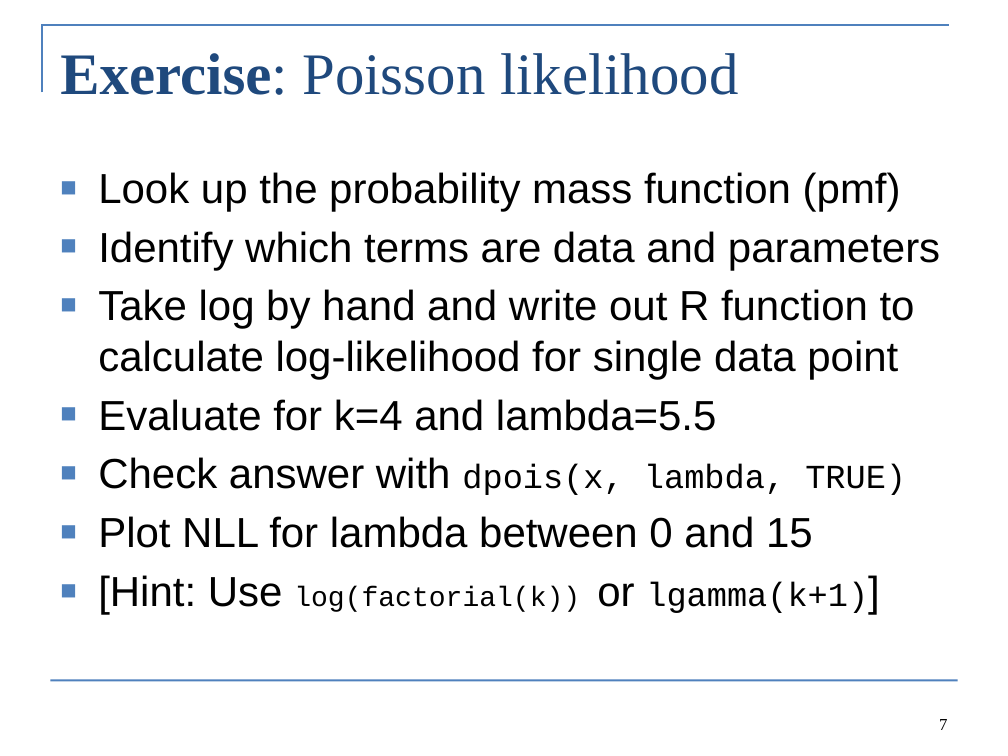
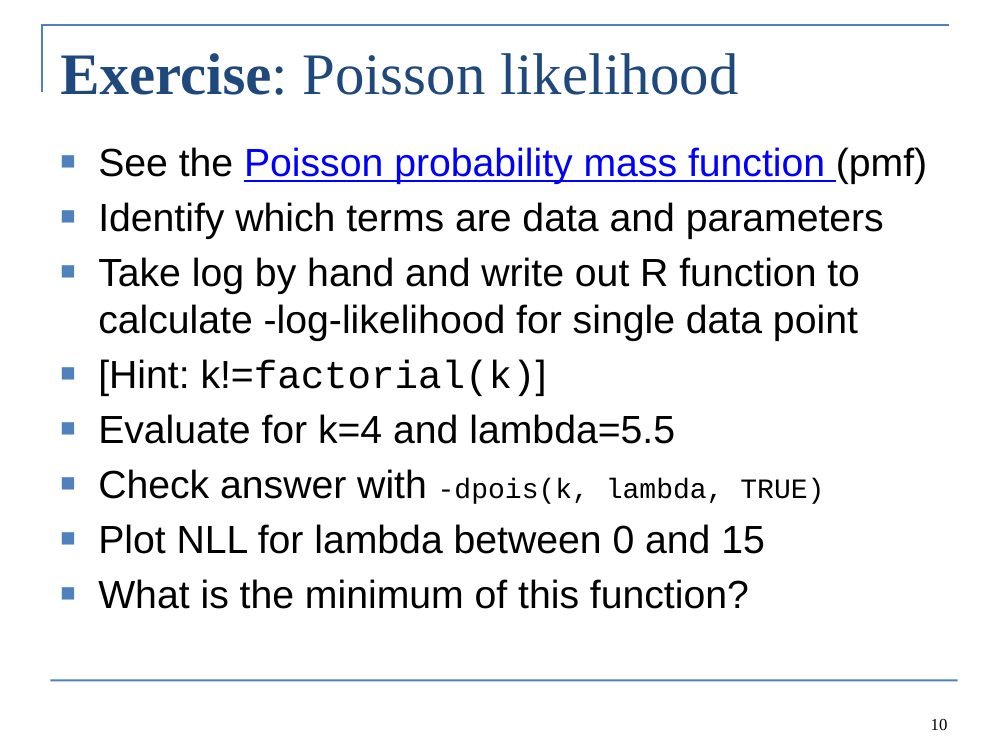
Before and after one commit to Cole-Monnahan-NOAA/tmb_workshop, a slide deck: slide 10 of day2/lecture2_maximum_likelihood_eng.pptx (slide 7 before the commit). Drawn at 1008x756 pixels with LibreOffice and Linux fonts; fonts in the diff are those of the drawing. Boxes give left, top, right and bottom in pixels: in the first picture for what was removed or moved away, otherwise in the second. Text is boxed around its words. In the diff, an @@ line names an element or a change of style, - is before the commit and + after.

```diff
--- a/day2/lecture2_maximum_likelihood_eng.pptx
+++ b/day2/lecture2_maximum_likelihood_eng.pptx
@@ text "See the Poisson probability mass ...": place and size @@
-text "See the Poisson probability mass ..." at bbox=[98, 172, 940, 615]
+text "See the Poisson probability mass ..." at bbox=[98, 147, 927, 609]
@@ text at bbox=[98, 147, 927, 184]: text changed; size 30 to 28 pt; text colour #000000 to #0000FF @@
-■ Look up the probability mass function (pmf)
+■ See the Poisson probability mass function (pmf)
@@ text at bbox=[98, 202, 884, 554]: size 30 to 28 pt in "Identify which terms are data and parameters", "Evaluate for k=4 and lambda=5.5", "Plot NLL for lambda between 0 and ..." @@
@@ text at bbox=[98, 257, 860, 396]: text changed; size 30 to 28 pt @@
-■ Take log by hand and write out R function to calculate log-likelihood for single data point
+■ Take log by hand and write out R function to calculate -log-likelihood for single data point
+■ [Hint: k!=factorial(k)]
@@ text at bbox=[98, 469, 824, 504]: text changed; size 24 to 20 pt @@
-■ Check answer with dpois(x, lambda, TRUE)
+■ Check answer with -dpois(k, lambda, TRUE)
@@ text at bbox=[98, 579, 749, 609]: text changed; size 20 to 28 pt; font Courier New to Arial @@
-■ [Hint: Use log(factorial(k)) or lgamma(k+1)]
+■ What is the minimum of this function?
@@ page number at bbox=[931, 719, 948, 730]: text changed @@
-7
+10
```
Also in this commit, not shown: 6 other slides changed, 3 slides added, 1 slide removed, 2 other files.
